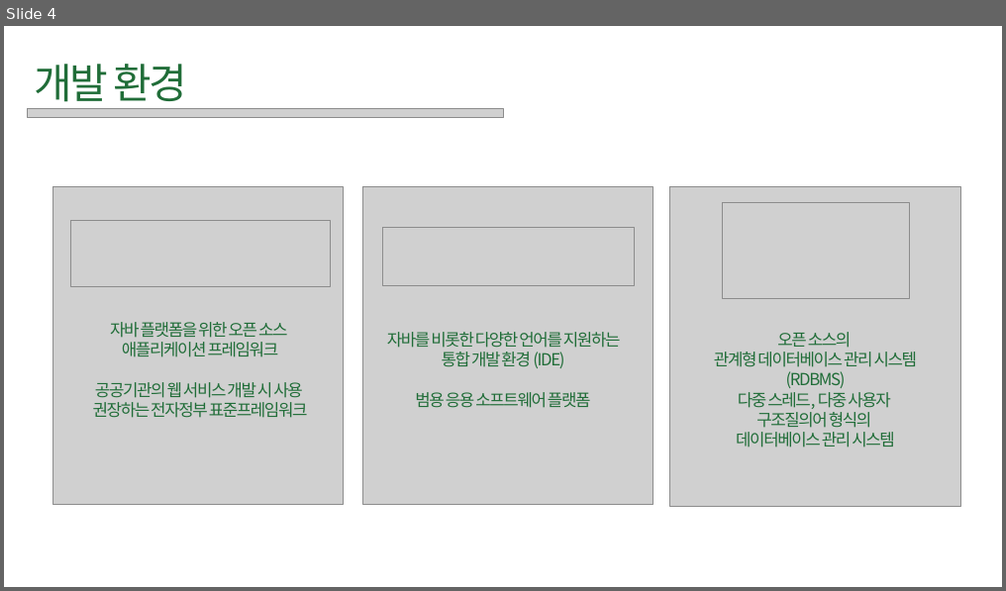
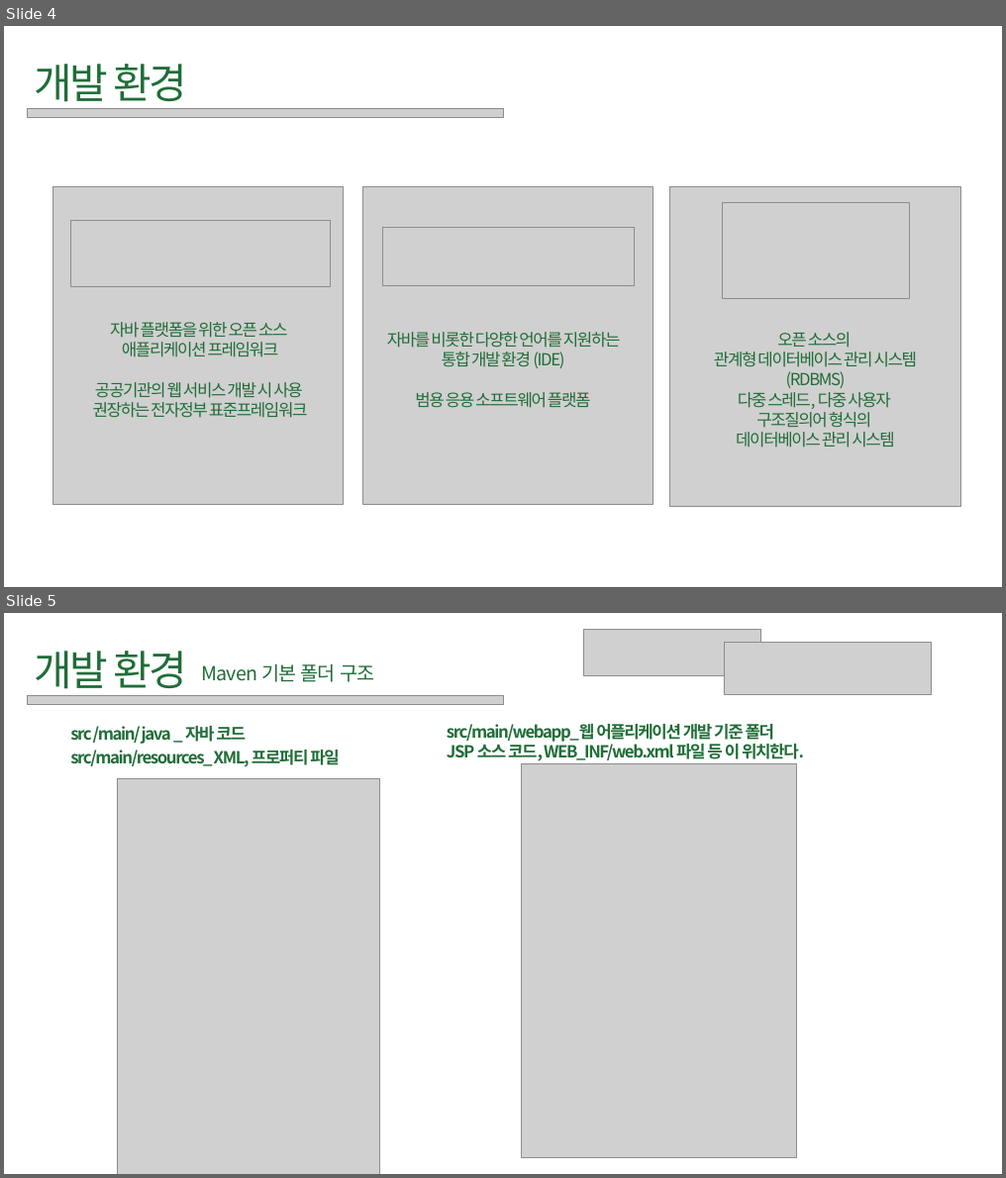
Before and after one commit to hanYijin/portfolio_2021, a slide deck: smartForm.pptx. Shown one above the other, each under a label of ours: slide 4 before the commit, slides 4 and 5 after it. The pictures are 1006x591 and 1006x1178 pixels, drawn with LibreOffice and Linux fonts; fonts in the diff are those of the drawing; grey boxes stand for pictures. Boxes give left, top, right and bottom in pixels: in the first picture for what was removed or moved away, otherwise in the second. Text is boxed around its words. In the diff, an @@ line names an element or a change of style, - is before the commit and + after.

```diff
--- a/smartForm.pptx
+++ b/smartForm.pptx
@@ slide 5 added at [4, 613, 1002, 1174], background #FFFFFF @@
@@ picture added at [584, 630, 761, 674] @@
@@ picture added at [724, 642, 931, 694] @@
@@ text added at [34, 651, 187, 696], 60 pt, text #206D38 @@
+개발 환경
@@ text added at [201, 663, 374, 682], 28 pt, text #206D38 @@
+Maven 기본 폴더 구조
@@ picture added at [27, 696, 503, 704] @@
@@ text added at [70, 726, 340, 767], 24 pt, text #206D38, bold @@
+src /main/ java _ 자바 코드
+src/main/resources_ XML, 프로퍼티 파일
@@ text added at [447, 724, 804, 761], 24 pt, text #206D38, bold @@
+src/main/webapp_웹 어플리케이션 개발 기준 폴더
+JSP 소스 코드, WEB_INF/web.xml 파일 등 이 위치한다.
@@ picture added at [117, 778, 379, 1174] @@
@@ picture added at [522, 764, 796, 1158] @@
```
Also in this commit, not shown: 9 slides changed, 5 other slides added, 4 slides removed, 3 other files.
